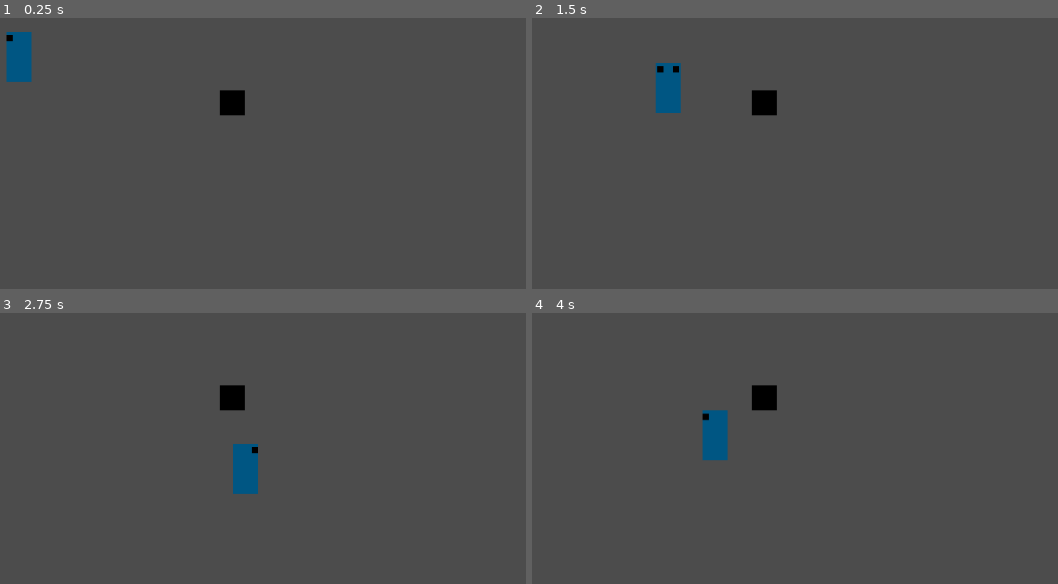
Above: before the commit, frames 1-4 (two rows, left to right).
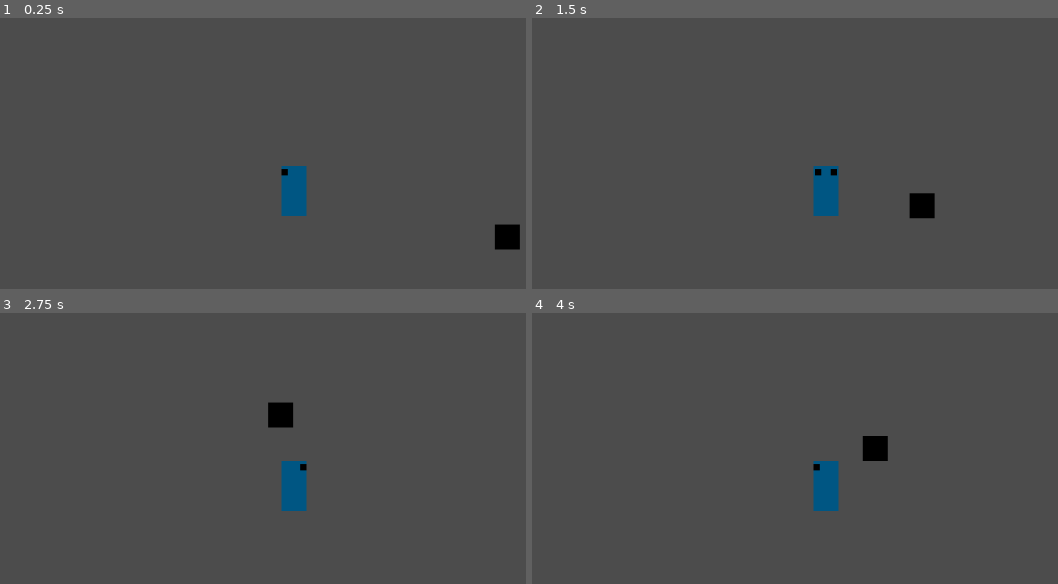
Above: after the commit, the same moments.

Repository: MindGamerFTW/Space-Squad
Game: Godot game, scene res://Main.tscn
Two runs of this game, one before a commit and one after it. Both use one fixed random seed, a clock stepped at 60 frames per second and the inputs below.
Inputs:
- Up to frame 1 (0.25 s): no input
- Up to frame 2 (1.5 s): tap Enter at 0.5 s; hold Right (ui_right) 0.53-1.28 s; hold Down (ui_down) from 1.28 s (still down)
- Up to frame 3 (2.75 s): release Down (ui_down) at 2.03 s; hold Right (ui_right) from 2.03 s (still down)
- Up to frame 4 (4 s): release Right (ui_right) at 2.78 s; hold Up (ui_up) 2.78-3.53 s; tap Space at 3.5 s; hold Left (ui_left) from 3.53 s (still down)

The runs differ from the first frame. In frame 1, 2.7% of the frame differs, in the area x 1-99%, y 5-86%; in frame 2, 2.7%; in frame 3, 2.7%; in frame 4, 2.7%.

Commit message:
added camera

Diff:
--- a/Main.tscn
+++ b/Main.tscn
@@ -1,10 +1,10 @@
 [gd_scene load_steps=10 format=2]
 
 [ext_resource path="res://KinematicBody2D.gd" type="Script" id=1]
-[ext_resource path="res://Sprites/front.png" type="Texture" id=2]
-[ext_resource path="res://Sprites/Back.png" type="Texture" id=3]
-[ext_resource path="res://Sprites/Left.png" type="Texture" id=4]
-[ext_resource path="res://Sprites/Right.png" type="Texture" id=5]
+[ext_resource path="res://Sprites/Left.png" type="Texture" id=2]
+[ext_resource path="res://Sprites/Right.png" type="Texture" id=3]
+[ext_resource path="res://Sprites/front.png" type="Texture" id=4]
+[ext_resource path="res://Sprites/Back.png" type="Texture" id=5]
 [ext_resource path="res://Sprites/wall.png" type="Texture" id=6]
 
 [sub_resource type="SpriteFrames" id=1]
@@ -12,22 +12,22 @@
 animations = [ {
 "frames": [ ExtResource( 2 ) ],
 "loop": true,
-"name": "front",
+"name": "left",
 "speed": 5.0
 }, {
 "frames": [ ExtResource( 3 ) ],
 "loop": true,
-"name": "back",
+"name": "right",
 "speed": 5.0
 }, {
 "frames": [ ExtResource( 4 ) ],
 "loop": true,
-"name": "left",
+"name": "front",
 "speed": 5.0
 }, {
 "frames": [ ExtResource( 5 ) ],
 "loop": true,
-"name": "right",
+"name": "back",
 "speed": 5.0
 } ]
 
@@ -70,6 +70,31 @@
 "_edit_group_": true
 }
 
+[node name="Camera2D" type="Camera2D" parent="Player" index="2"]
+
+anchor_mode = 1
+rotating = false
+current = true
+zoom = Vector2( 1, 1 )
+limit_left = -10000000
+limit_top = -10000000
+limit_right = 10000000
+limit_bottom = 10000000
+limit_smoothed = false
+drag_margin_h_enabled = false
+drag_margin_v_enabled = false
+smoothing_enabled = false
+smoothing_speed = 5.0
+offset_v = 0.0
+offset_h = 0.0
+drag_margin_left = 0.2
+drag_margin_top = 0.2
+drag_margin_right = 0.2
+drag_margin_bottom = 0.2
+editor_draw_screen = true
+editor_draw_limits = false
+editor_draw_drag_margin = false
+
 [node name="Walls" type="Node" parent="." index="1"]
 
 editor/display_folded = true
